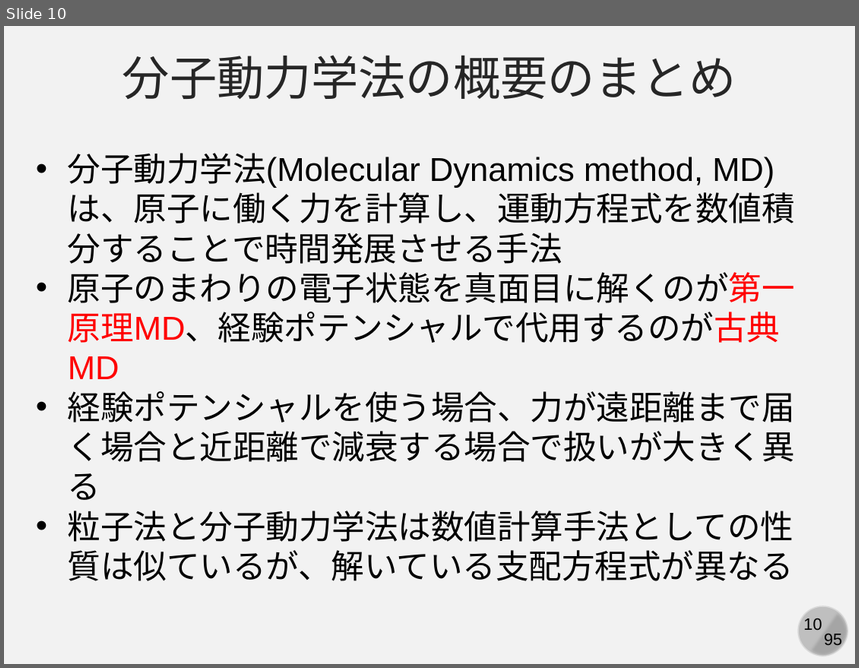
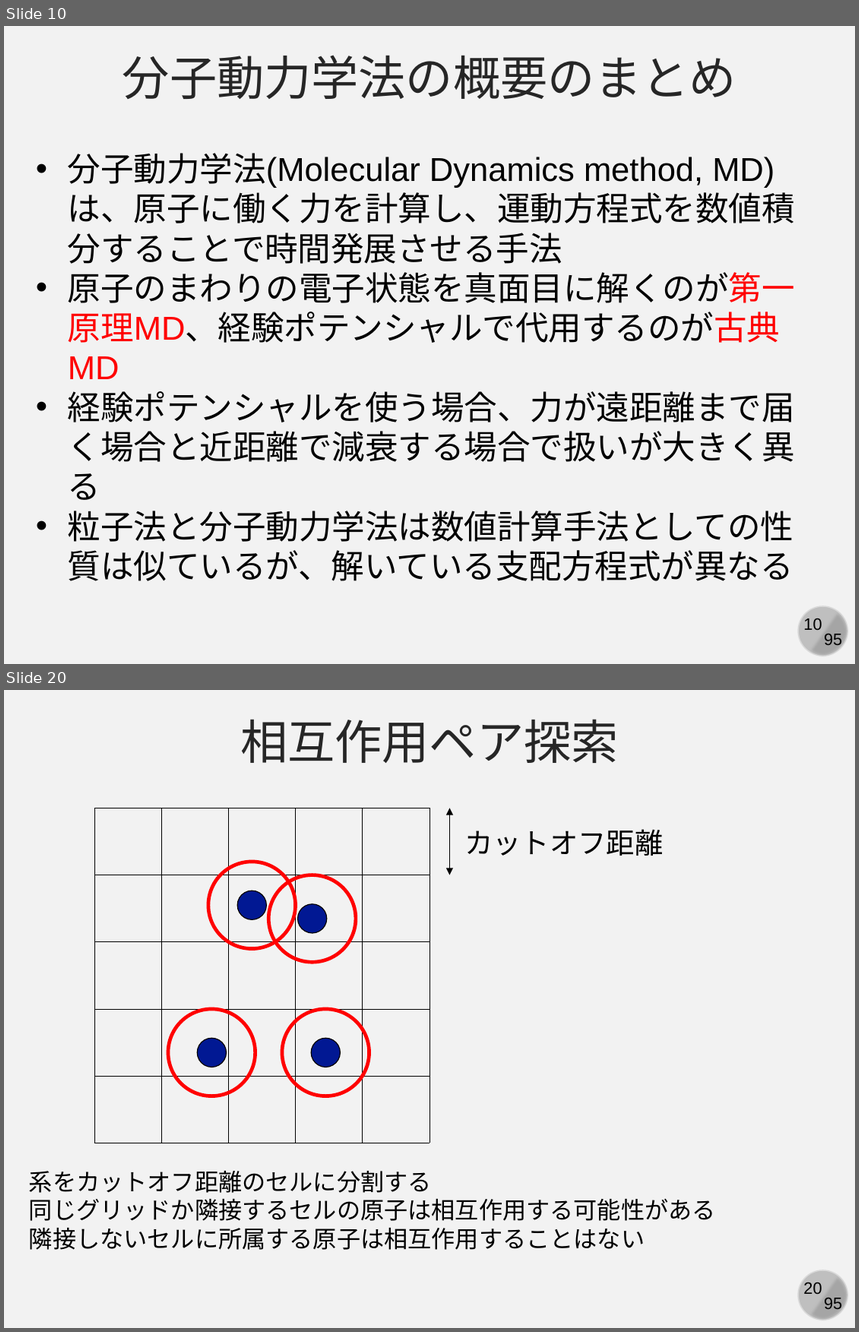
Before and after one commit to kaityo256/simulation_engineering, a slide deck: 07_md_implementation/simulation07.pptx. Shown one above the other, each under a label of ours: slide 10 before the commit, slides 10 and 20 after it; the slides between them are not shown. The pictures are 859x668 and 859x1332 pixels, drawn with LibreOffice and Linux fonts; fonts in the diff are those of the drawing. Boxes give left, top, right and bottom in pixels: in the first picture for what was removed or moved away, otherwise in the second. Text is boxed around its words. In the diff, an @@ line names an element or a change of style, - is before the commit and + after.

```diff
--- a/07_md_implementation/simulation07.pptx
+++ b/07_md_implementation/simulation07.pptx
@@ slide 20 added at bbox=[4, 690, 855, 1328], background #F2F2F2; not listed: 4 template elements that a slide beside it also shows @@
@@ text added at bbox=[240, 719, 618, 763], 40 pt, text #262626 @@
+相互作用ペア探索
@@ line added from (94, 809) to (94, 1143), #000000 0.5 pt @@
@@ line added from (94, 809) to (430, 809), #000000 0.5 pt @@
@@ line added from (161, 809) to (161, 1143), #000000 0.5 pt @@
@@ line added from (229, 809) to (229, 1143), #000000 0.5 pt @@
@@ line added from (296, 809) to (296, 1143), #000000 0.5 pt @@
@@ line added from (363, 809) to (363, 1143), #000000 0.5 pt @@
@@ line added from (430, 809) to (430, 1143), #000000 0.5 pt @@
@@ double arrow added from (450, 809) to (450, 875), #000000 0.5 pt @@
@@ text added at bbox=[465, 829, 663, 856], 24 pt, text #000000 @@
+カットオフ距離
@@ ellipse added at bbox=[208, 862, 295, 948], outline #FF0000 3 pt @@
@@ line added from (94, 875) to (430, 875), #000000 0.5 pt @@
@@ ellipse added at bbox=[237, 891, 266, 920], fill #011893, outline #000000 0.75 pt @@
@@ ellipse added at bbox=[268, 875, 356, 962], outline #FF0000 3 pt @@
@@ ellipse added at bbox=[297, 904, 326, 933], fill #011893, outline #000000 0.75 pt @@
@@ line added from (94, 942) to (430, 942), #000000 0.5 pt @@
@@ line added from (94, 1009) to (430, 1009), #000000 0.5 pt @@
@@ ellipse added at bbox=[168, 1009, 255, 1096], outline #FF0000 3 pt @@
@@ ellipse added at bbox=[282, 1009, 369, 1096], outline #FF0000 3 pt @@
@@ ellipse added at bbox=[197, 1038, 226, 1067], fill #011893, outline #000000 0.75 pt @@
@@ ellipse added at bbox=[311, 1038, 340, 1067], fill #011893, outline #000000 0.75 pt @@
@@ line added from (94, 1076) to (430, 1076), #000000 0.5 pt @@
@@ line added from (94, 1143) to (430, 1143), #000000 0.5 pt @@
@@ text added at bbox=[29, 1171, 716, 1250], 20 pt, text #000000 @@
+系をカットオフ距離のセルに分割する
+同じグリッドか隣接するセルの原子は相互作用する可能性がある
+隣接しないセルに所属する原子は相互作用することはない
```
Also in this commit, not shown: 6 slides changed, 5 other slides added.
